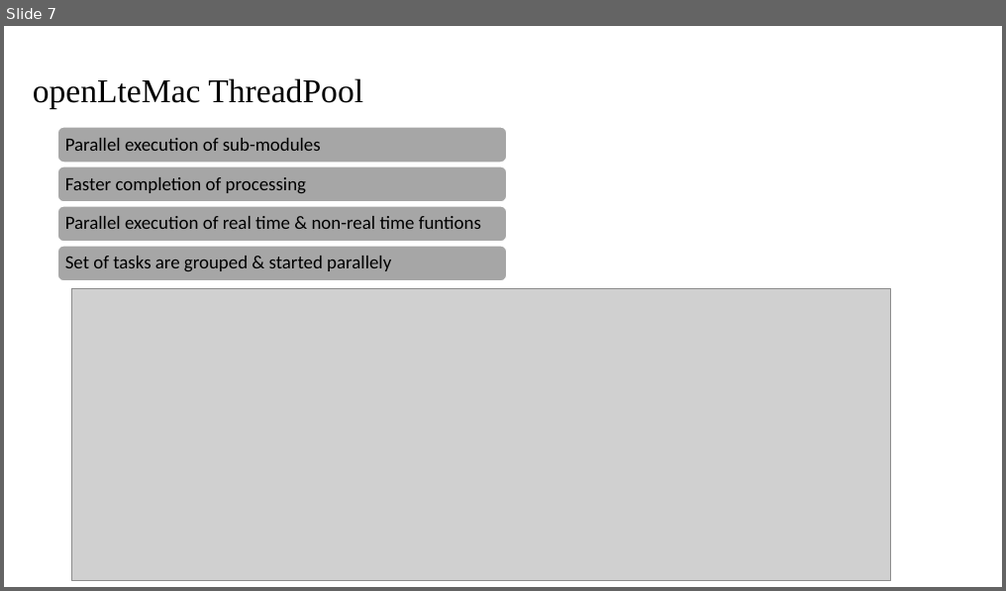
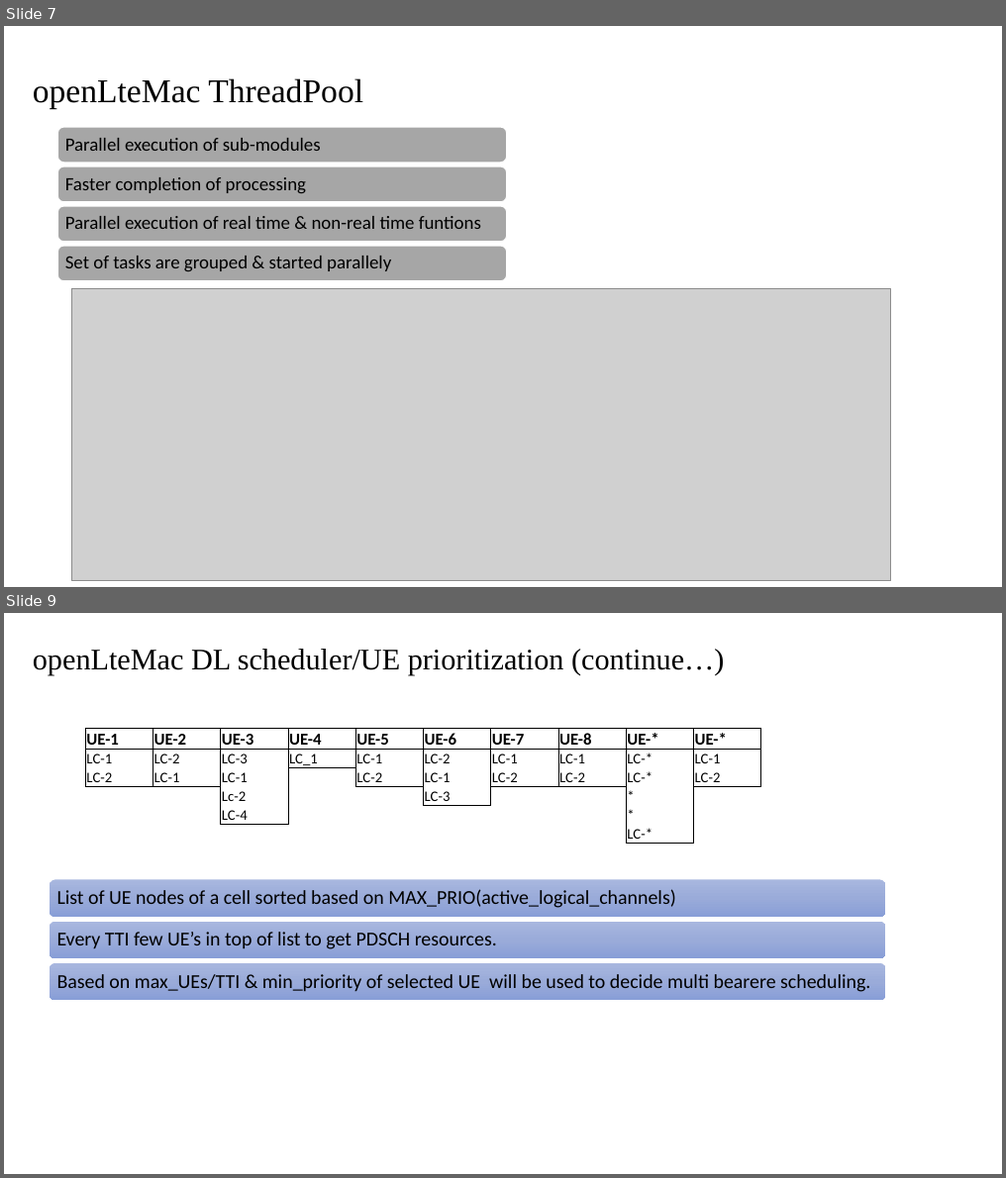
Before and after one commit to BharathTS007/openLteMac, a slide deck: Doc/openLte_application_execution_processing.pptx. Shown one above the other, each under a label of ours: slide 7 before the commit, slides 7 and 9 after it; the slides between them are not shown. The pictures are 1006x591 and 1006x1178 pixels, drawn with LibreOffice and Linux fonts; fonts in the diff are those of the drawing; grey boxes stand for pictures. Boxes give left, top, right and bottom in pixels: in the first picture for what was removed or moved away, otherwise in the second. Text is boxed around its words. In the diff, an @@ line names an element or a change of style, - is before the commit and + after.

Commit message:
[framework] adding openLteMac files document
Change description:
         1. Added DL scheduler design.

```diff
--- a/Doc/openLte_application_execution_processing.pptx
+++ b/Doc/openLte_application_execution_processing.pptx
@@ slide 9 added at (x1=4, y1=613, x2=1002, y2=1174), background #FFFFFF @@
@@ title added at (x1=33, y1=649, x2=724, y2=675), 28.8 pt, text #000000 @@
+openLteMac DL scheduler/UE prioritization (continue…)
@@ table added at (x1=85, y1=728, x2=759, y2=848), 6 rows, 10 columns @@
+UE-1 | UE-2 | UE-3 | UE-4 | UE-5 | UE-6 | UE-7 | UE-8 | UE-* | UE-*
+LC-1 | LC-2 | LC-3 | LC_1 | LC-1 | LC-2 | LC-1 | LC-1 | LC-* | LC-1
+LC-2 | LC-1 | LC-1 |  | LC-2 | LC-1 | LC-2 | LC-2 | LC-* | LC-2
+ |  | Lc-2 |  |  | LC-3 |  |  | * | 
+ |  | LC-4 |  |  |  |  |  | * | 
+ |  |  |  |  |  |  |  | LC-* | 
@@ group added at (x1=49, y1=879, x2=886, y2=1001): 3 rounded rectangles, 3 texts @@
+List of UE nodes of a cell sorted based on MAX_PRIO(active_logical_channels)
+Every TTI few UE’s in top of list to get PDSCH resources.
+Based on max_UEs/TTI & min_priority of selected UE will be used to decide multi bearere scheduling.
```
Also in this commit, not shown: 2 other slides added.
